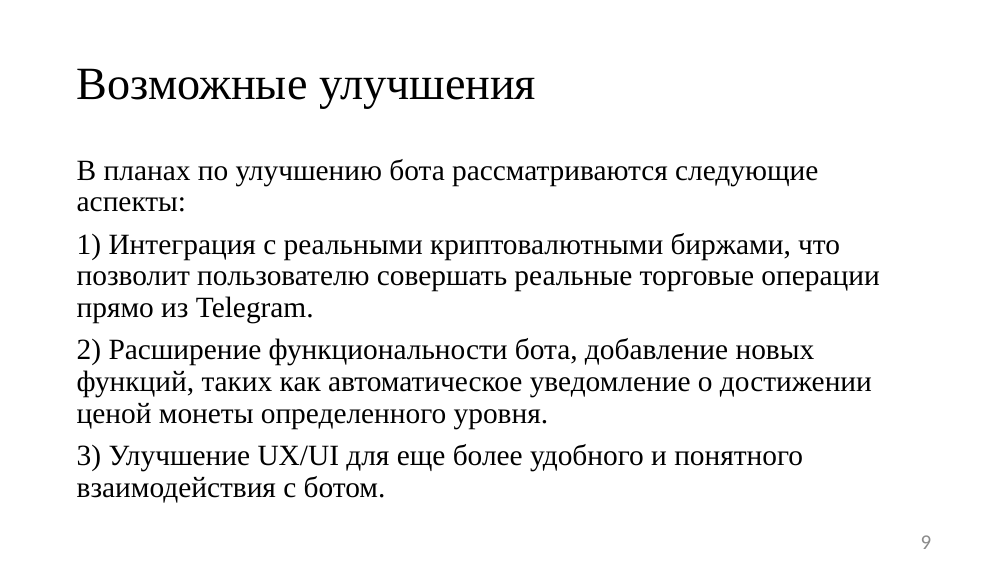
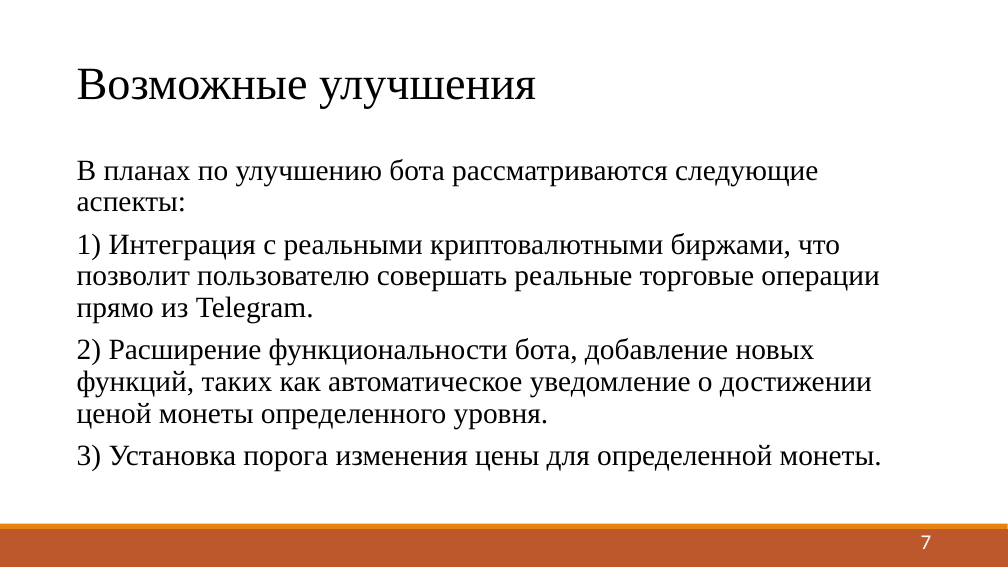
Before and after one commit to Toxich2012/kursovoi, a slide deck: slide 7 of presentvkr.pptx (slide 9 before the commit). Drawn at 1008x567 pixels with LibreOffice and Linux fonts; fonts in the diff are those of the drawing. Boxes give left, top, right and bottom in pixels: in the first picture for what was removed or moved away, otherwise in the second. Text is boxed around its words. In the diff, an @@ line names an element or a change of style, - is before the commit and + after.

```diff
--- a/presentvkr.pptx
+++ b/presentvkr.pptx
@@ text at bbox=[77, 445, 882, 471]: text changed @@
-3) Улучшение UX/UI для еще более удобного и понятного взаимодействия с ботом.
+3) Установка порога изменения цены для определенной монеты.
@@ rectangle added at bbox=[0, 529, 1008, 567], fill #BD582C @@
@@ rectangle added at bbox=[0, 524, 1008, 529], fill #E48312 @@
@@ page number at bbox=[921, 535, 932, 549]: text changed; text colour #8B8B8B to #FFFFFF @@
-9
+7
```
Also in this commit, not shown: 6 other slides changed, 1 slide added, 3 slides removed, 1 other file.
